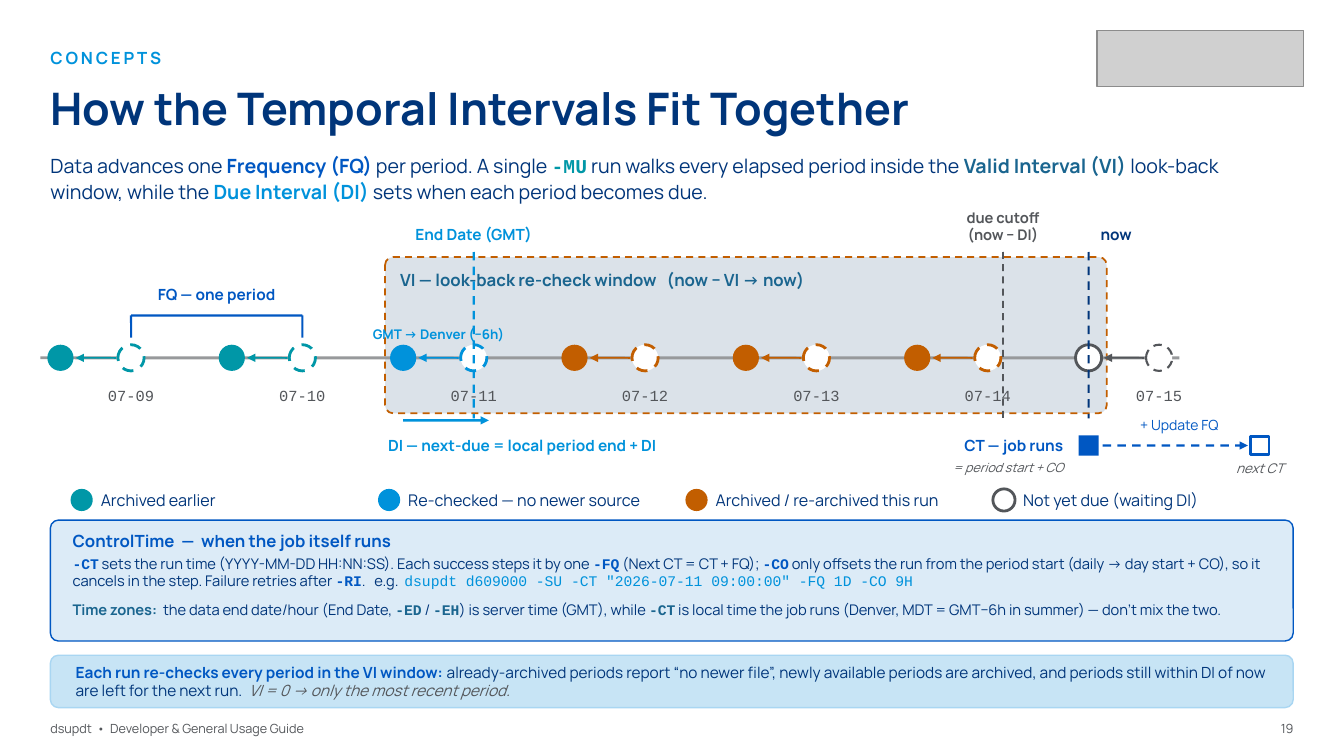
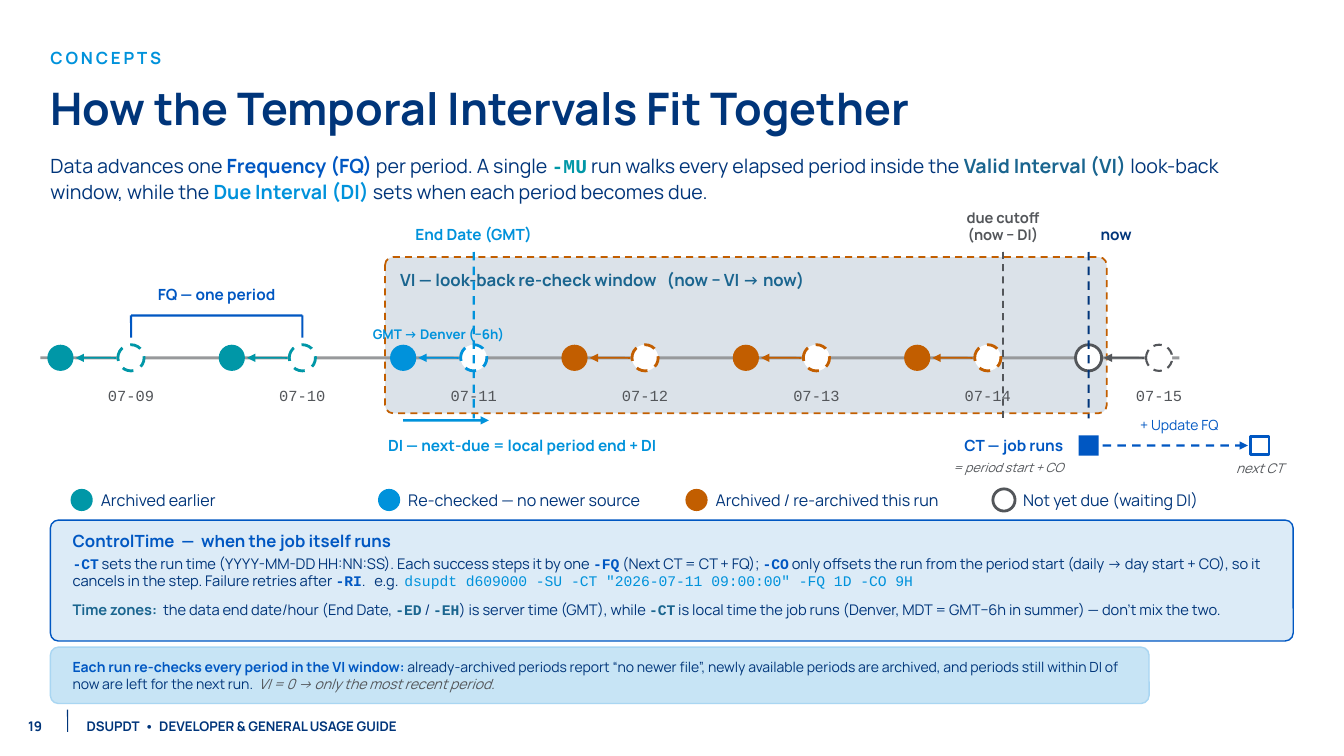
Before and after one commit to NCAR/rda-python-dsupdt, a slide deck: slide 20 of docs/slides/dsupdt_guide.pptx. Drawn at 1344x756 pixels with LibreOffice and Linux fonts; fonts in the diff are those of the drawing; grey boxes stand for pictures; background and template pictures are left out. Boxes give left, top, right and bottom in pixels: in the first picture for what was removed or moved away, otherwise in the second. Text is boxed around its words. In the diff, an @@ line names an element or a change of style, - is before the commit and + after.

Commit message:
align guide deck with the NSF NCAR GDEX 2026 template
Rebuild the cover from the template "Cover - Blue" layout, put the content
slides on the interior content chrome (field art, NSF|NCAR mark, GDEX
lockup, numbered footer) and close on the "Bold Statement" layout.

The static chrome lives on slide masters, which also works around a
pptxgenjs rels-id collision that corrupted slides carrying both a
hyperlink and a slide-level background image.

Bottom content strips were pulled in so they clear the lockup and the
footer, and slides whose content fills the bottom-right corner use a
lockup-free master rather than showing a clipped logo.

```diff
--- a/docs/slides/dsupdt_guide.pptx
+++ b/docs/slides/dsupdt_guide.pptx
@@ picture removed at <box>1097,30,1304,87</box> @@
@@ rounded rectangle: place and size @@
-rounded rectangle at <box>50,655,1294,708</box>
+rounded rectangle at <box>50,647,1149,704</box>
@@ rounded rectangle at <box>50,647,1149,704</box>: proportions changed @@
@@ text "Each run re-checks every period ..." at <box>73,661,1118,693</box>: size 11 to 10 pt @@
@@ text "19": place and size @@
-text "19" at <box>1281,724,1294,733</box>
+text "19" at <box>28,721,42,732</box>
@@ text "19" at <box>28,721,42,732</box>: size 9 to 9.5 pt, text colour #53565A to #00357A, bold on; alignment right to left @@
@@ line added from (68, 710) to (68, 732), #00357A 0.75 pt @@
@@ text at <box>87,721,397,732</box>: text changed; size 9 to 9.5 pt; text colour #53565A to #00357A; bold on @@
-dsupdt • Developer & General Usage Guide
+DSUPDT • DEVELOPER & GENERAL USAGE GUIDE
```
Also in this commit, not shown: 26 other slides changed, 6 other files.
